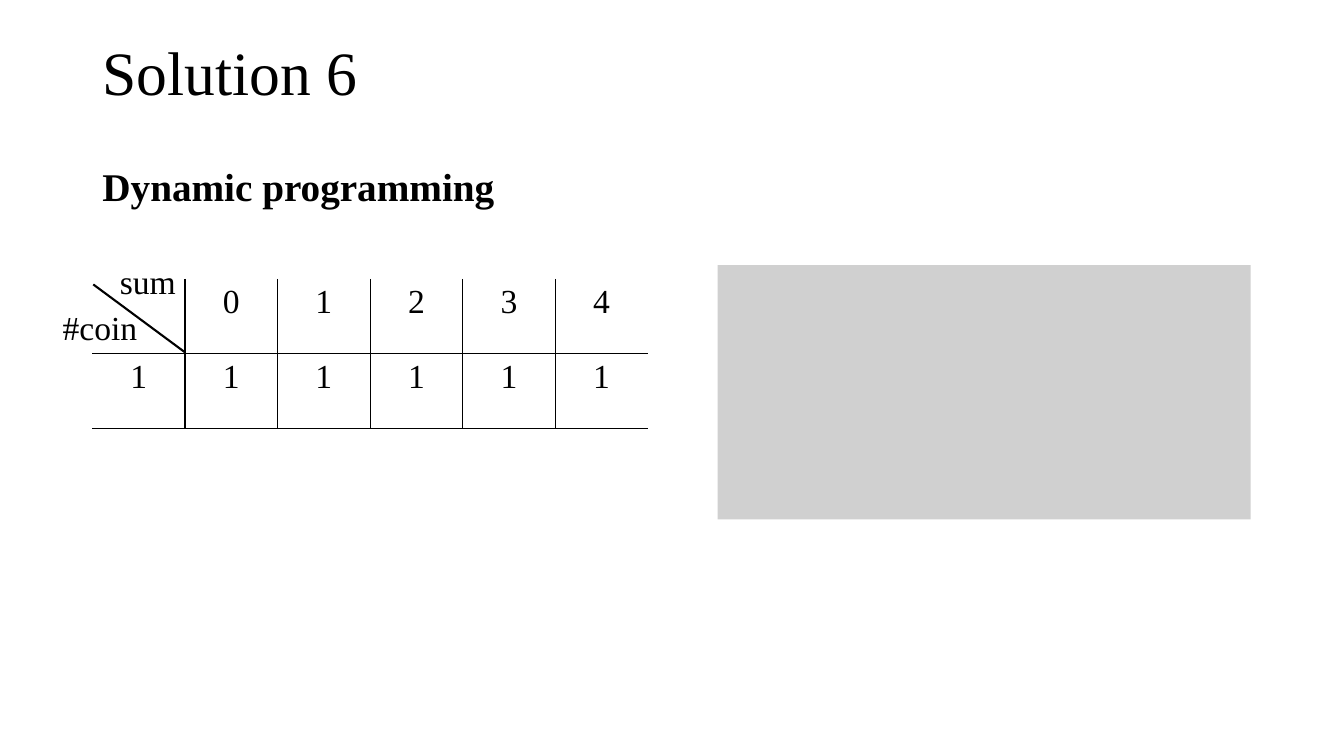
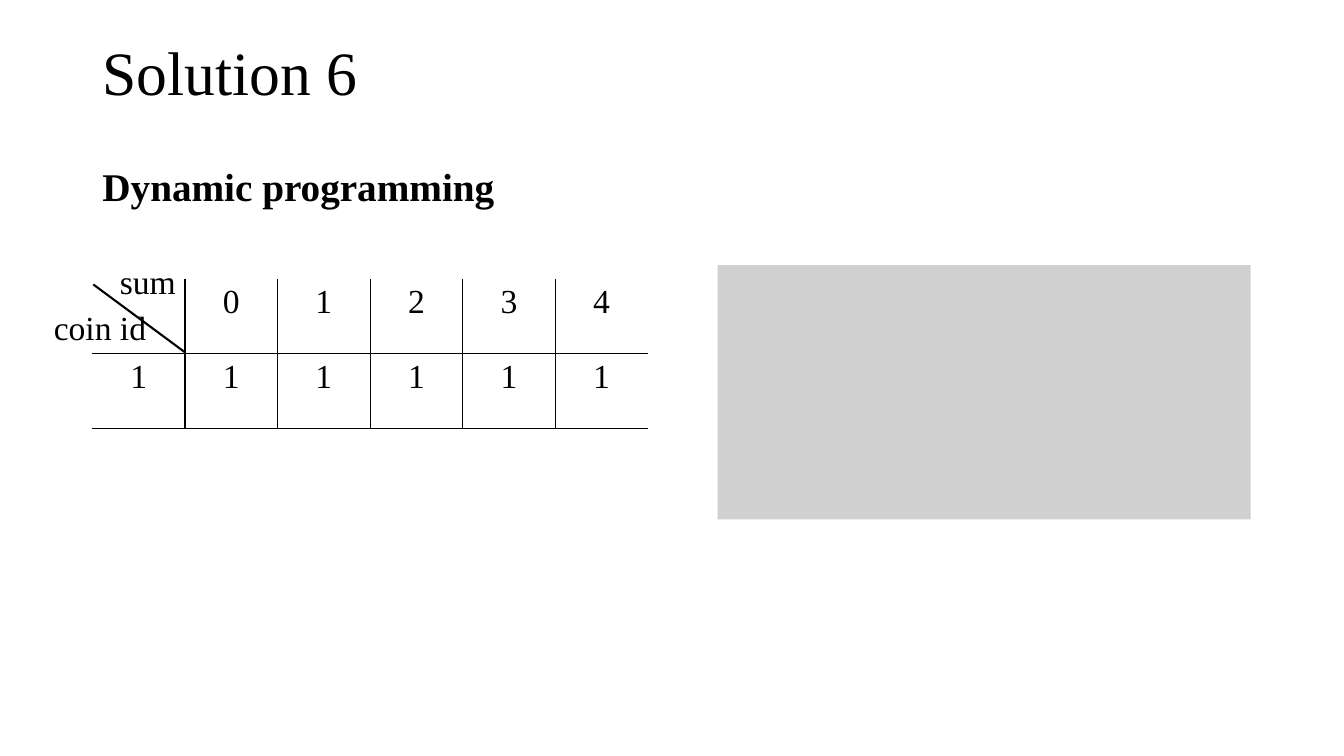
Before and after one commit to tamlhp/2801ict-public, a slide deck: slide 33 of week-3/problem-set/2801ict-week3-annotations.pptx. Drawn at 1344x756 pixels with LibreOffice and Linux fonts; fonts in the diff are those of the drawing; grey boxes stand for pictures. Boxes give left, top, right and bottom in pixels: in the first picture for what was removed or moved away, otherwise in the second. Text is boxed around its words. In the diff, an @@ line names an element or a change of style, - is before the commit and + after.

```diff
--- a/week-3/problem-set/2801ict-week3-annotations.pptx
+++ b/week-3/problem-set/2801ict-week3-annotations.pptx
@@ text at [54,313,146,341]: text changed @@
-#coin
+coin id
```
Also in this commit, not shown: 9 other slides changed, 1 other file.
